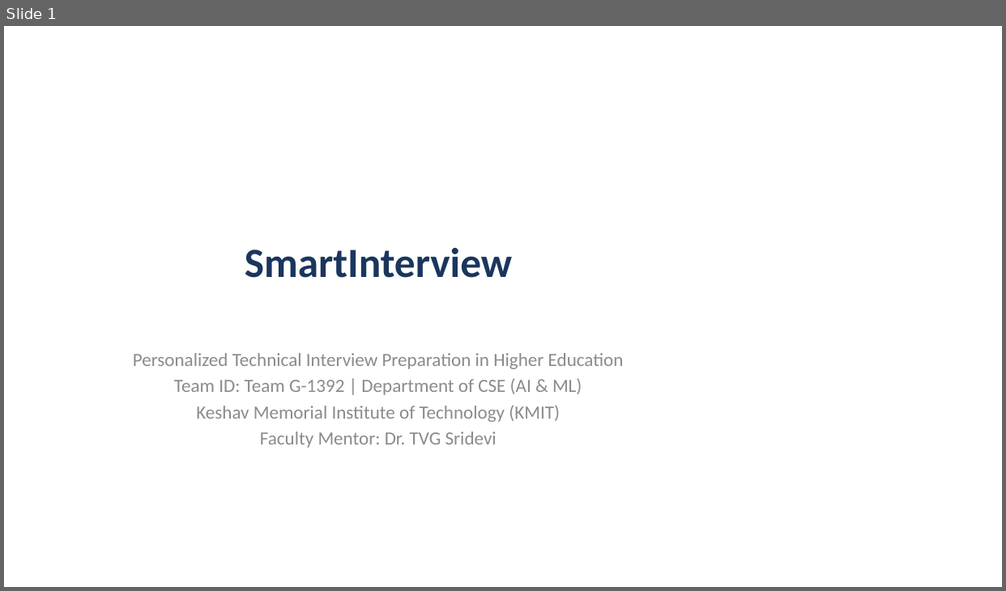
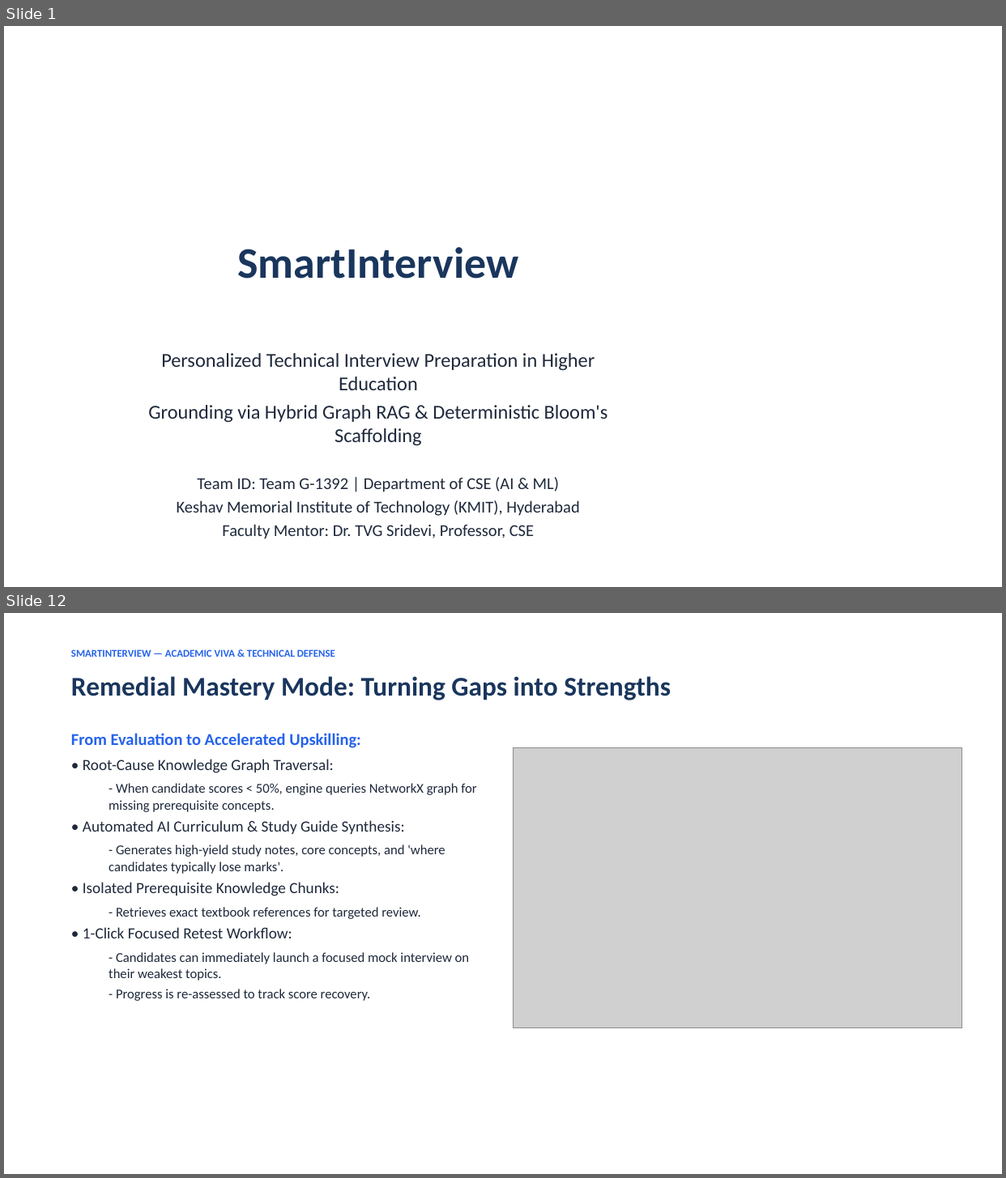
Before and after one commit to Ranith11/SmartInterview-team-main, a slide deck: SmartInterview_Deliverables/04_Presentation_and_Defense/SmartInterview_Project_Presentation.pptx. Shown one above the other, each under a label of ours: slide 1 before the commit, slides 1 and 12 after it; the slides between them are not shown. The pictures are 1006x591 and 1006x1178 pixels, drawn with LibreOffice and Linux fonts; fonts in the diff are those of the drawing; grey boxes stand for pictures. Boxes give left, top, right and bottom in pixels: in the first picture for what was removed or moved away, otherwise in the second. Text is boxed around its words. In the diff, an @@ line names an element or a change of style, - is before the commit and + after.

Commit message:
docs: complete synchronization of SRS, PPT, Research Paper, Master Encyclopedia, and deliverables with embedded diagrams, screenshots, and 355-test matrix

```diff
--- a/SmartInterview_Deliverables/04_Presentation_and_Defense/SmartInterview_Project_Presentation.pptx
+++ b/SmartInterview_Deliverables/04_Presentation_and_Defense/SmartInterview_Project_Presentation.pptx
@@ slide 12 added at <box>4,613,1002,1174</box>, background #FFFFFF @@
@@ text added at <box>71,649,335,657</box>, 10 pt, text #2563EB, bold @@
+SMARTINTERVIEW — ACADEMIC VIVA & TECHNICAL DEFENSE
@@ text added at <box>71,676,671,700</box>, 26 pt, text #1A365D, bold @@
+Remedial Mastery Mode: Turning Gaps into Strengths
@@ text added at <box>71,733,476,1001</box>, 13 pt, text #1E293B @@
+From Evaluation to Accelerated Upskilling:
+• Root-Cause Knowledge Graph Traversal:
+  - When candidate scores < 50%, engine queries NetworkX graph for missing prerequisite concepts.
+• Automated AI Curriculum & Study Guide Synthesis:
+  - Generates high-yield study notes, core concepts, and 'where candidates typically lose marks'.
+• Isolated Prerequisite Knowledge Chunks:
+  - Retrieves exact textbook references for targeted review.
+• 1-Click Focused Retest Workflow:
+  - Candidates can immediately launch a focused mock interview on their weakest topics.
+  - Progress is re-assessed to track score recovery.
@@ picture added at <box>513,747,962,1029</box> @@
@@ slide 1 changed as well @@
@@ title "SmartInterview" at <box>237,247,518,279</box>: size 40 to 42 pt @@
@@ subtitle at <box>161,353,595,493</box>: size 18 to 19 pt in "Personalized Technical Interview Preparation in Higher Educa ..."; text colour #8C8C8C to #1E293B in "Personalized Technical Interview Preparation in Higher Educa ...", "Team ID: Team G-1392 | Department of ..."; size 18 to 16 pt in "Team ID: Team G-1392 | Department of ..." @@
@@ subtitle at <box>148,405,608,446</box>: paragraph added @@
+Grounding via Hybrid Graph RAG & Deterministic Bloom's Scaffolding
@@ subtitle at <box>177,501,580,540</box>: text changed; size 18 to 16 pt; text colour #8C8C8C to #1E293B @@
-Keshav Memorial Institute of Technology (KMIT)
-Faculty Mentor: Dr. TVG Sridevi
+Keshav Memorial Institute of Technology (KMIT), Hyderabad
+Faculty Mentor: Dr. TVG Sridevi, Professor, CSE
```
Also in this commit, not shown: 1 other slide changed, 11 other slides added, 9 slides removed, 26 other files.
